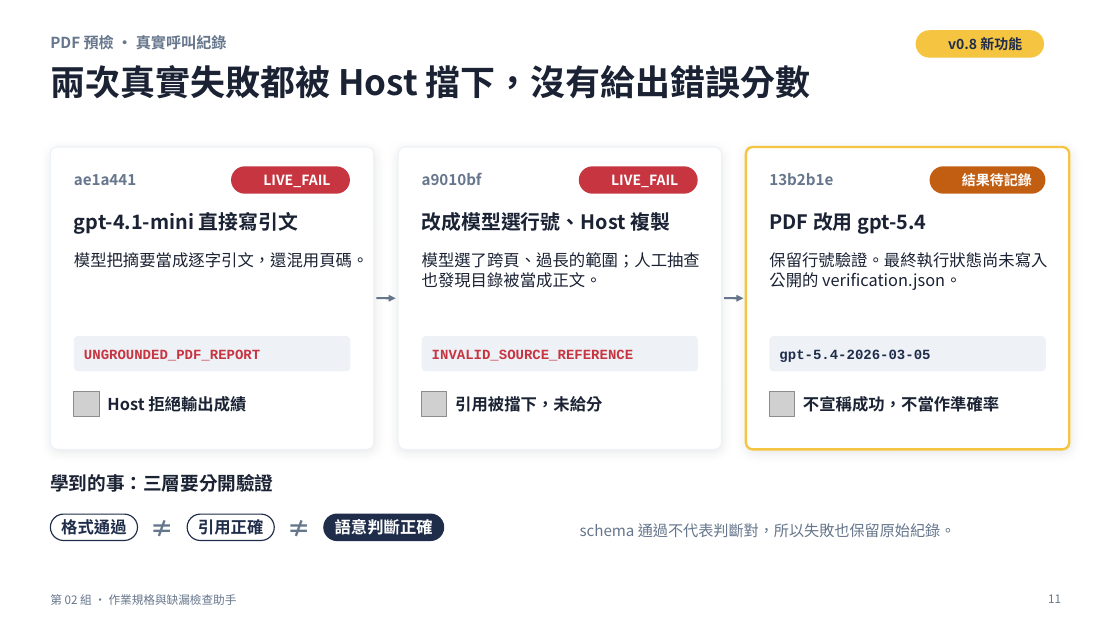
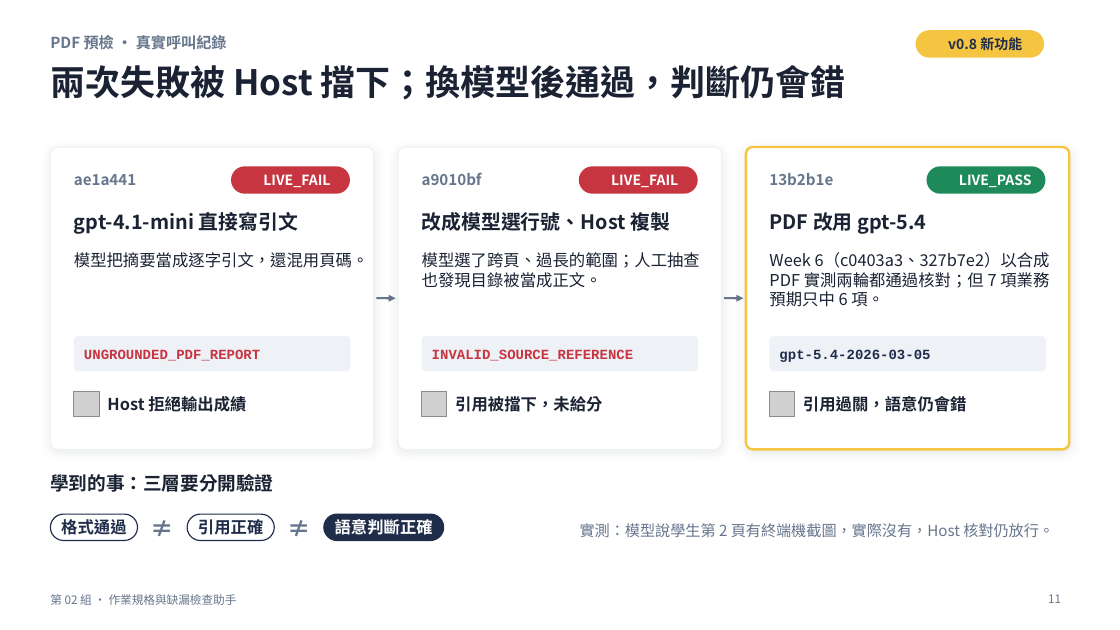
Before and after one commit to yoyo6108876/nutn-agent-2026f-team2-campus-life, a slide deck: slide 11 of reports/phase-review-v2/phase-review-v2.pptx. Drawn at 1120x630 pixels with LibreOffice and Linux fonts; fonts in the diff are those of the drawing; grey boxes stand for pictures; background and template pictures are left out. Boxes give left, top, right and bottom in pixels: in the first picture for what was removed or moved away, otherwise in the second. Text is boxed around its words. In the diff, an @@ line names an element or a change of style, - is before the commit and + after.

```diff
--- a/reports/phase-review-v2/phase-review-v2.pptx
+++ b/reports/phase-review-v2/phase-review-v2.pptx
@@ title at bbox=[50, 65, 846, 100]: text changed @@
-兩次真實失敗都被 Host 擋下，沒有給出錯誤分數
+兩次失敗被 Host 擋下；換模型後通過，判斷仍會錯
@@ rounded rectangle at bbox=[927, 166, 1046, 194]: fill #C25E12 to #1E8A5A @@
@@ text at bbox=[959, 174, 1032, 187]: text changed @@
-結果待記錄
+LIVE_PASS
@@ text at bbox=[769, 252, 1050, 307]: text changed @@
-保留行號驗證。最終執行狀態尚未寫入公開的 verification.json。
+Week 6（c0403a3、327b7e2）以合成 PDF 實測兩輪都通過核對；但 7 項業務預期只中 6 項。
@@ text at bbox=[803, 396, 967, 412]: text changed @@
-不宣稱成功，不當作準確率
+引用過關，語意仍會錯
@@ text at bbox=[580, 523, 1054, 537]: text changed @@
-schema 通過不代表判斷對，所以失敗也保留原始紀錄。
+實測：模型說學生第 2 頁有終端機截圖，實際沒有，Host 核對仍放行。
```
Also in this commit, not shown: 5 other slides changed, 1 slide added, 15 other files.
